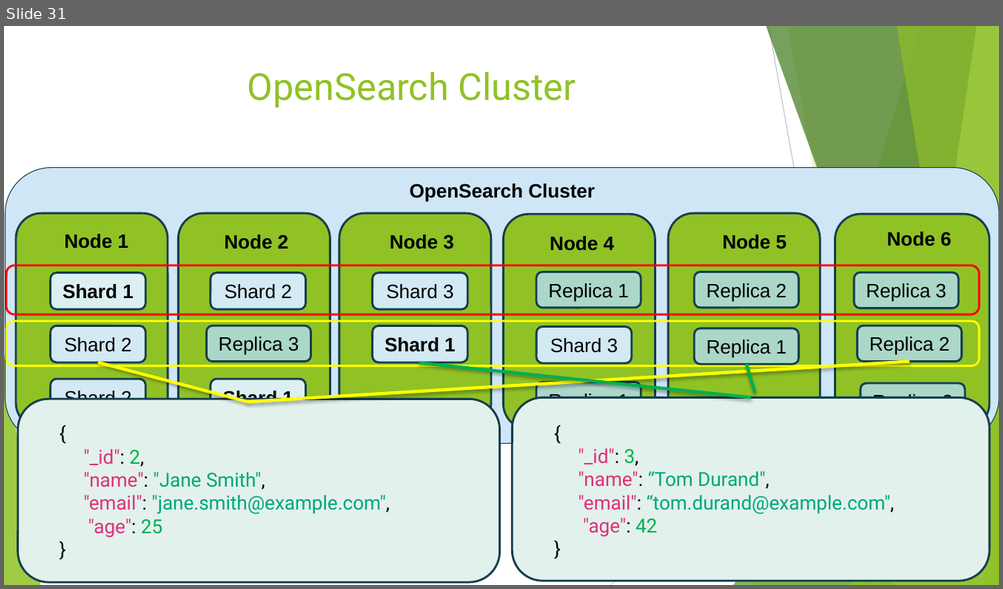
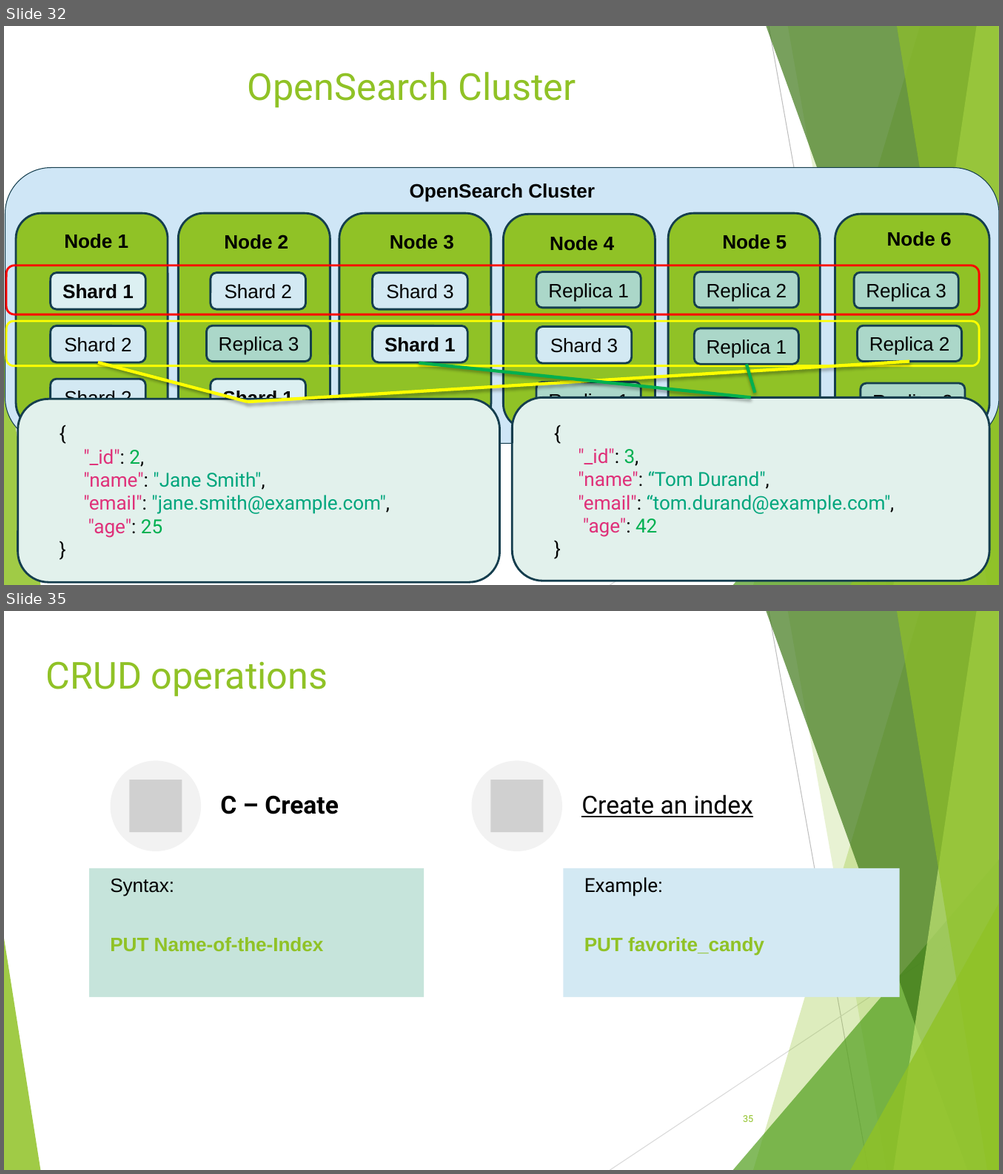
Before and after one commit to zwergon/ensg_search, a slide deck: docs/NoSQL introduction.pptx. Shown one above the other, each under a label of ours: slide 31 before the commit, slides 32 and 35 after it; the slides between them are not shown. The pictures are 1003x589 and 1003x1174 pixels, drawn with LibreOffice and Linux fonts; fonts in the diff are those of the drawing; grey boxes stand for pictures. Boxes give left, top, right and bottom in pixels: in the first picture for what was removed or moved away, otherwise in the second. Text is boxed around its words. In the diff, an @@ line names an element or a change of style, - is before the commit and + after.

```diff
--- a/docs/NoSQL introduction.pptx
+++ b/docs/NoSQL introduction.pptx
@@ slide 35 added at box(4, 611, 999, 1170), background #FFFFFF; not listed: 10 template elements that a slide beside it also shows @@
@@ title added at box(46, 661, 327, 697), 36 pt, text #90C226 @@
+CRUD operations
@@ group added at box(110, 761, 753, 852): 2 ellipses, 2 pictures, 2 texts @@
+C – Create
+Create an index
@@ rectangle added at box(89, 869, 424, 997), fill #C6E4DB, 18.7 pt, text #90C226, bold @@
+Syntax:
+PUT Name-of-the-Index
@@ rectangle added at box(563, 869, 899, 997), fill #D3E9F3, 18.7 pt, text #90C226, bold @@
+Example:
+PUT favorite_candy
@@ page number added at box(743, 1116, 753, 1122), 9 pt, text #90C226 @@
+35
@@ what was slide 31 is now slide 32 @@
```
Also in this commit, not shown: 1 slide changed, 34 other slides added, 8 other files.
